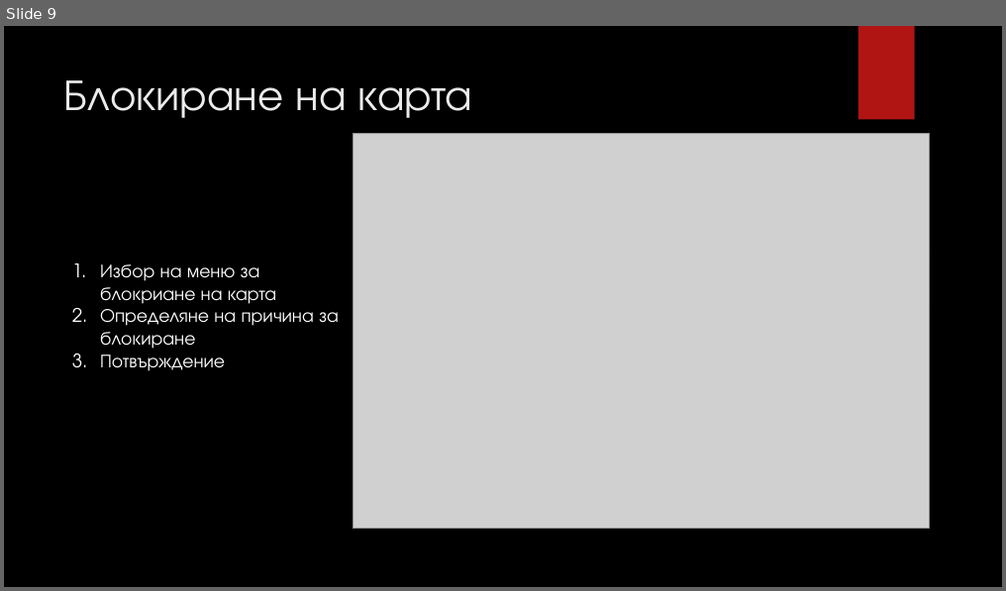
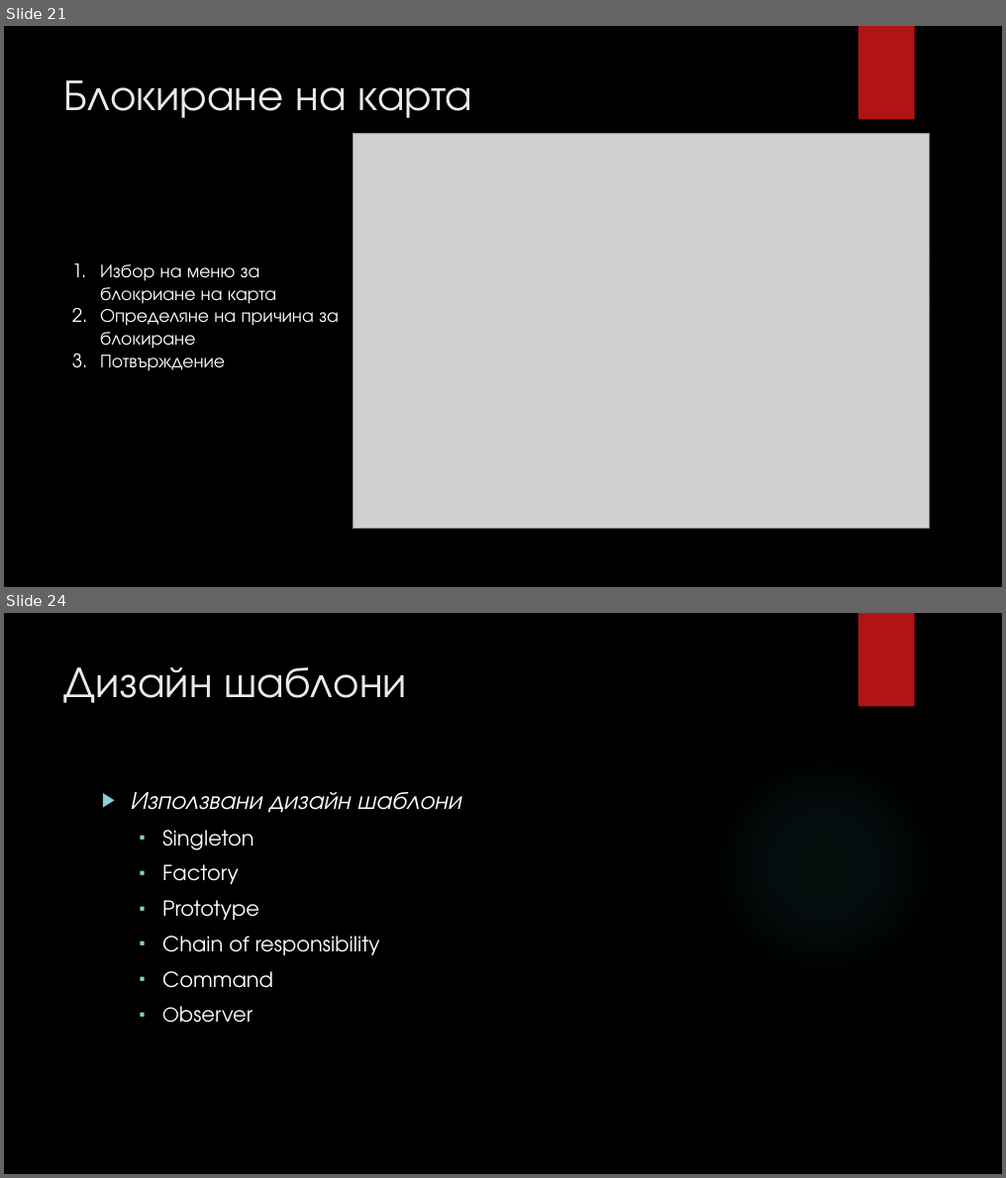
Before and after one commit to fahmiprasetya/PSS, a slide deck: I1/Current_Working_Directory/E3/ABM E3 Presentation.pptx. Shown one above the other, each under a label of ours: slide 9 before the commit, slides 21 and 24 after it; the slides between them are not shown. The pictures are 1006x591 and 1006x1178 pixels, drawn with LibreOffice and Linux fonts; fonts in the diff are those of the drawing; grey boxes stand for pictures; background and template pictures are left out. Boxes give left, top, right and bottom in pixels: in the first picture for what was removed or moved away, otherwise in the second. Text is boxed around its words. In the diff, an @@ line names an element or a change of style, - is before the commit and + after.

```diff
--- a/I1/Current_Working_Directory/E3/ABM E3 Presentation.pptx
+++ b/I1/Current_Working_Directory/E3/ABM E3 Presentation.pptx
@@ slide 24 added at [4, 613, 1002, 1174], background picture (left out); not listed: 2 template elements that a slide beside it also shows @@
@@ title added at [64, 667, 407, 703], 42 pt, text #EBEBEB @@
+Дизайн шаблони
@@ text added at [130, 792, 460, 988], 20 pt, text #FFFFFF @@
+    ▶ Използвани дизайн шаблони
+  ▪ Singleton
+  ▪ Factory
+  ▪ Prototype
+  ▪ Chain of responsibility
+  ▪ Command
+  ▪ Оbserver
@@ what was slide 9 is now slide 21 @@
```
Also in this commit, not shown: 1 slide changed, 26 other slides added, 12 other files.
